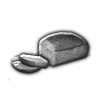
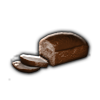
Layer changes from the first 100 × 100 image to the second:
pixels changed over [12, 32, 89, 73] (layer not identified)
